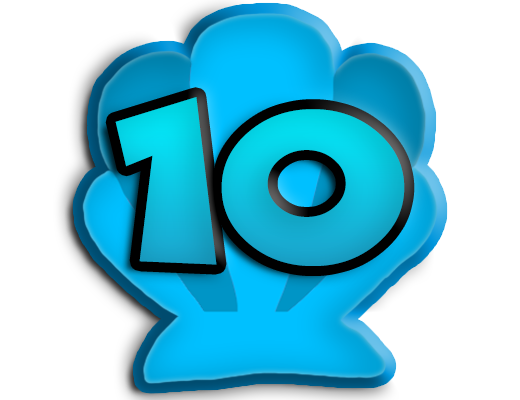
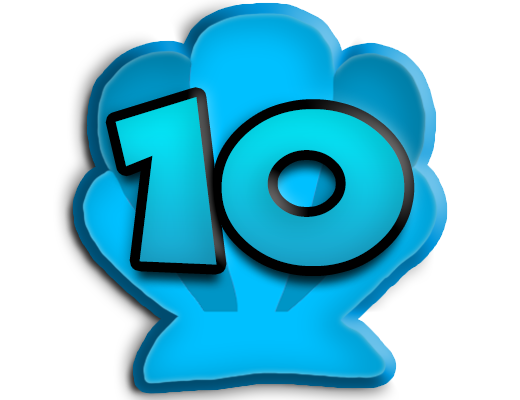
Layers edited between the first and the second w=520, h=400 image:
pixels changed over [98, 122, 415, 293] (layer not identified)
